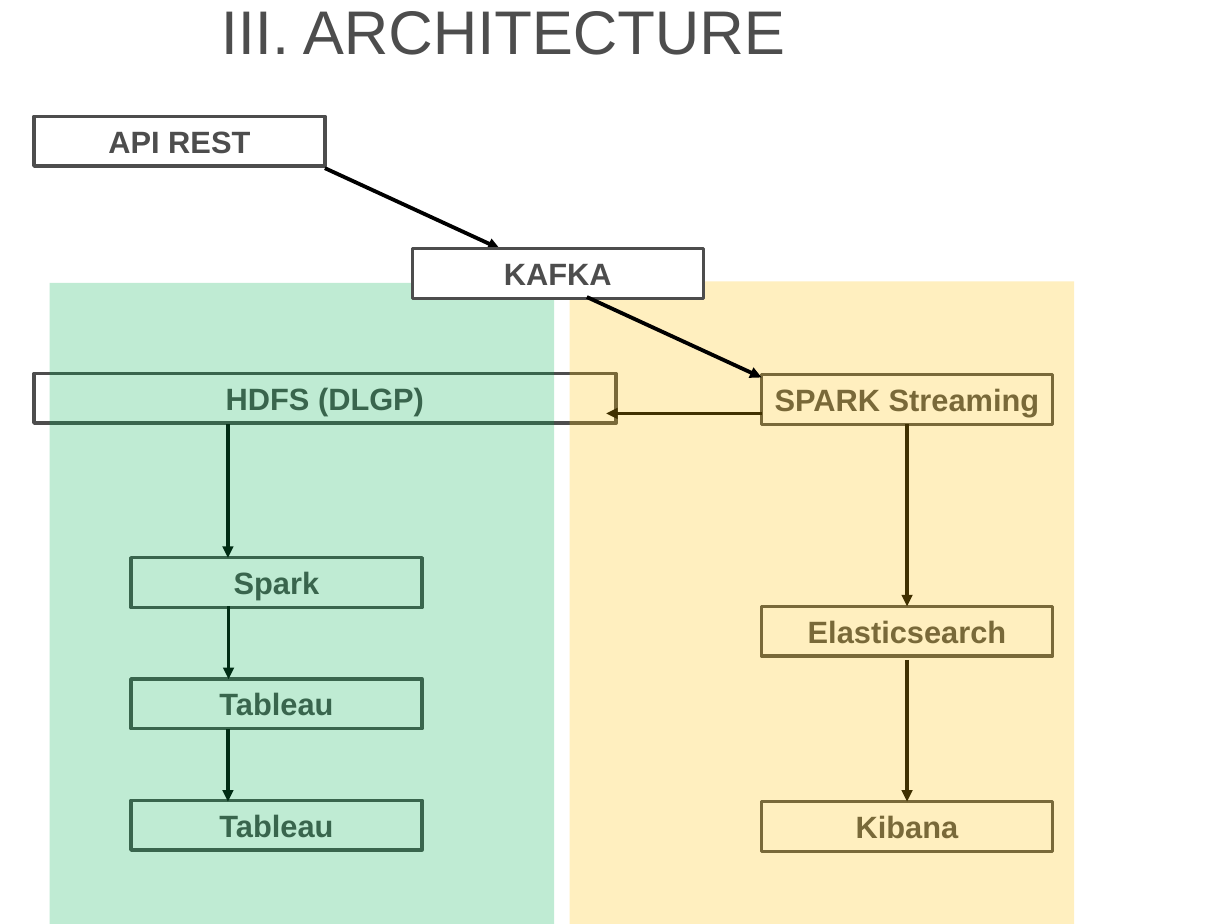
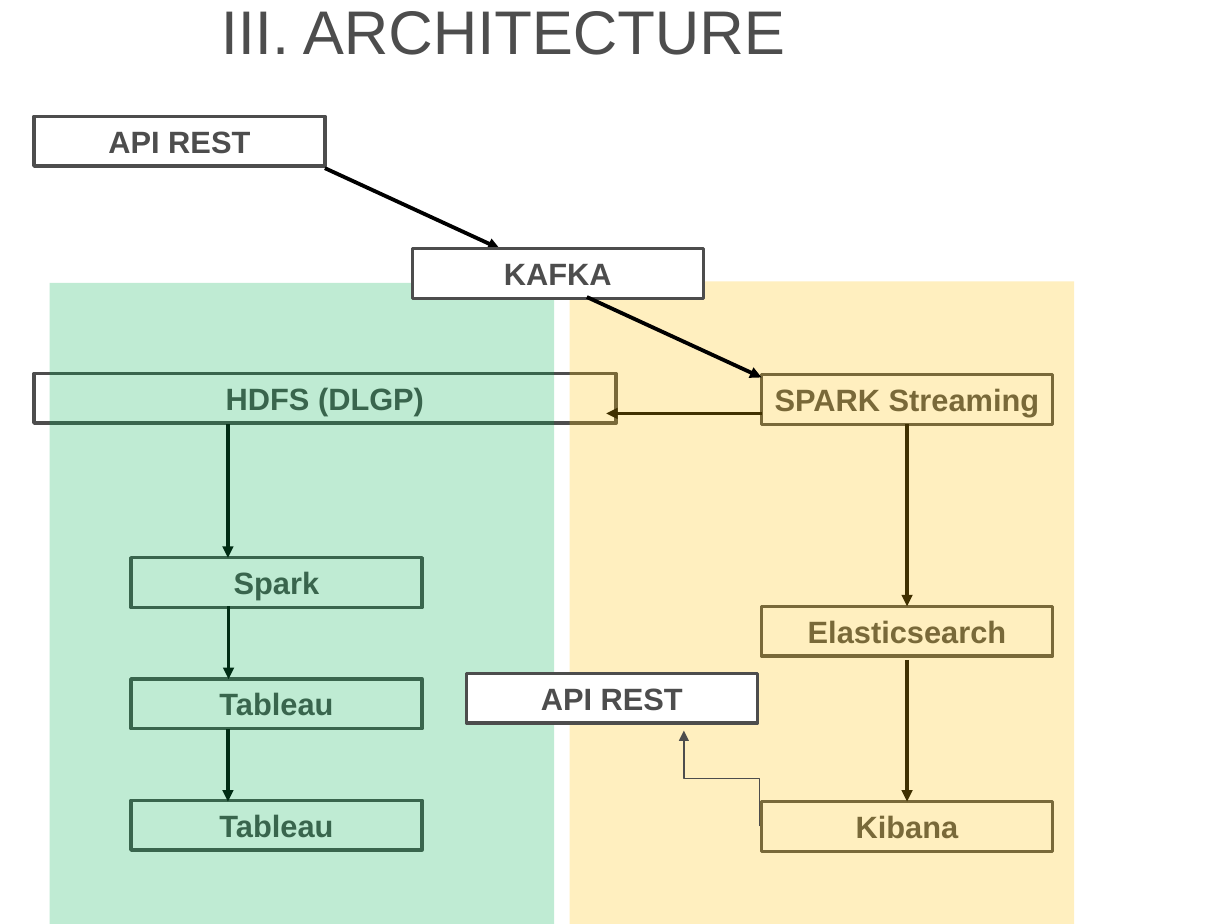
Before and after one commit to ssebih/htc-sse, a slide deck: slide 6 of cours/22_prep_commerciale/la_poste/pptx/PPT_RDP_SSEBIH.pptx. Drawn at 1232x924 pixels with LibreOffice and Linux fonts; fonts in the diff are those of the drawing; background and template pictures are left out. Boxes give left, top, right and bottom in pixels: in the first picture for what was removed or moved away, otherwise in the second. Text is boxed around its words. In the diff, an @@ line names an element or a change of style, - is before the commit and + after.

```diff
--- a/cours/22_prep_commerciale/la_poste/pptx/PPT_RDP_SSEBIH.pptx
+++ b/cours/22_prep_commerciale/la_poste/pptx/PPT_RDP_SSEBIH.pptx
@@ rectangle added at <box>467,674,758,723</box>, fill #FFFFFF, outline #4D4D4D 2 pt, 18 pt, text #4D4D4D, bold @@
+API REST
@@ elbow arrow added from (759, 827) to (684, 731), #4D4D4D 0.75 pt @@
```
Also in this commit, not shown: 1 other slide changed.
